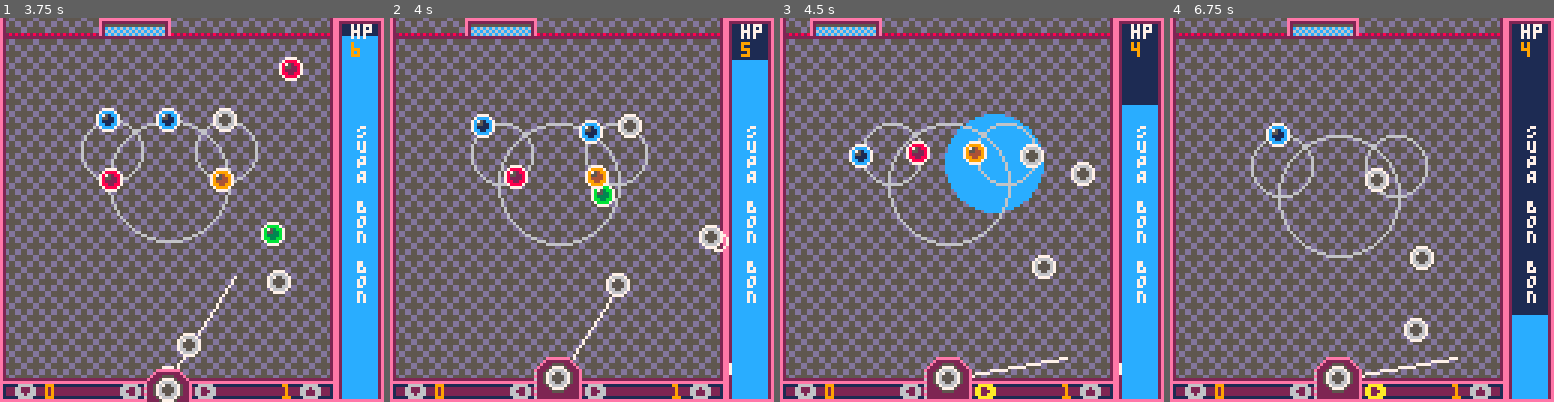
Above: before the commit, frames 1-4 (left to right).
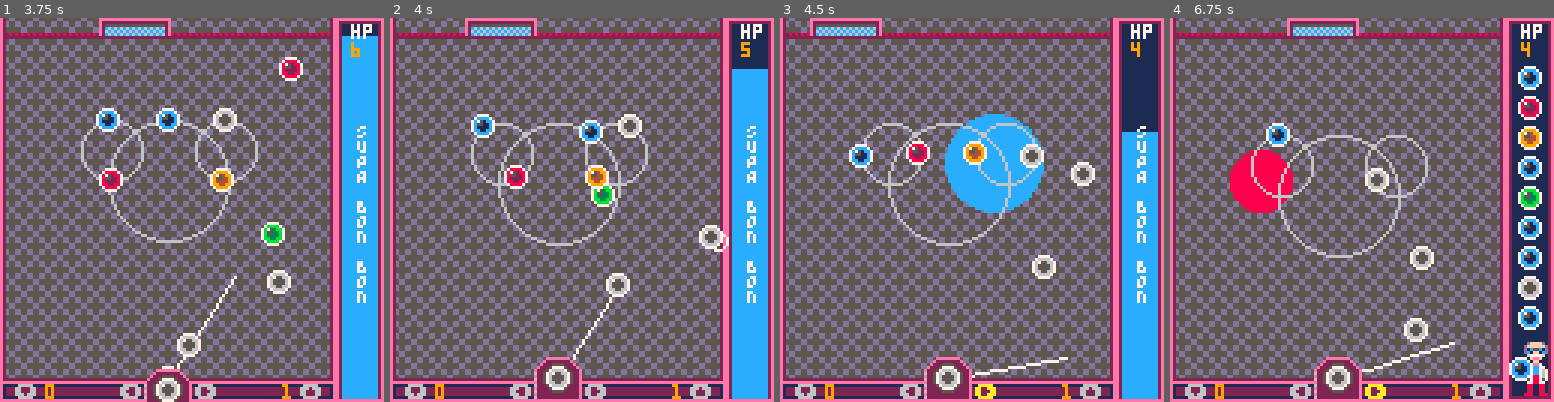
Above: after the commit, the same moments.

Repository: adamwoolridge/pico8
Game: PICO-8 cartridge bonbonshoot.p8
Two runs of this game, one before a commit and one after it. Both use one fixed random seed, a clock stepped at 60 frames per second and the inputs below.
Inputs:
- Up to frame 1 (3.75 s): tap X (X key) at 0.33, 1.07, 1.85, 2.97 s; tap O (Z key) at 0.7, 1.7, 2.1, 2.5, 2.9, 3.3, 3.7 s; hold Right 1.6-2.1 s; hold Right 2.47-3.03 s; hold Left 3.08-3.58 s; hold Down from 3.63 s (still down)
- Up to frame 2 (4 s): release Down at 3.97 s
- Up to frame 3 (4.5 s): hold Right from 4.02 s (still down); tap X (X key) at 4.08 s; tap O (Z key) at 4.1 s
- Up to frame 4 (6.75 s): tap O (Z key) every 0.4 s from 4.5 to 6.5 s; release Right at 4.68 s; hold Left 5.08-5.68 s; tap X (X key) at 5.2, 6.32 s; hold Down 5.73-6.03 s; hold Right 6.08-6.58 s; hold Right from 6.63 s (still down)

Frame 1 is identical in both runs. In frame 2, 0.2% of the frame differs, in the area x 88-99%, y 10-93%; in frame 3, 0.7%; in frame 4, 6.5%, in the area x 15-99%, y 12-100%.

Commit message:
[Bonbon] More

Diff:
--- a/bonbonshoot.p8
+++ b/bonbonshoot.p8
@@ -67,8 +67,10 @@
 bonbombs = 1
 
 supabonbon = {}
-supabonbon.lifetime = 120
+supabonbon.lifetime = 90
 supabonbon.life = 0
+supabonbon.cooltime = 30
+supabonbon.cool = 0
 
 function makepulse(x, y)
 	local p = {}
@@ -108,7 +110,7 @@
 function makeexplosion(x,y, c)
 	local e = {}
 	e.frame = 0
-	e.framecount = 20
+	e.framecount = 30
 	e.speed = 4
 	e.x = x
 	e.y = y
@@ -134,7 +136,11 @@
 end
 
 function drawexplosion(e)
-	circfill(e.x, e.y, e.frame, e.c)
+	local size = e.frame
+	if (size >= (e.framecount/3)*2) then
+		size = e.framecount-size
+	end
+	circfill(e.x, e.y,size, e.c)
 end
 
 
@@ -212,7 +218,7 @@
 		next_ball()
 	end
 
-	if (btn(5) or btn(4)) and reload <= 0 then
+	if (btn(5) or btn(4)) and reload <= 0 and supabonbon.cool <= 0 then
 		if (supabonbon.life > 0) then
 			currentball.supabonbon = true
 		end
@@ -248,6 +254,10 @@
 	updatesaveflash()
 	updateexplosions()
 	updatepulses()
+
+	if (supabonbon.cool > 0) then
+		supabonbon.cool -= 1
+	end
 end
 
 function flashscreen()
@@ -302,8 +312,11 @@
 		end
 end
 
+
 function _draw()
 	cls()
+
+	rectfill(0,0,128,128, 5)
 	mapdraw(0,0,0,0,16,16)
 
 	draw_drbonbon()
@@ -390,6 +403,7 @@
 	end
 
 	local perc = supabonbon.life / supabonbon.lifetime
+	rectfill(113,2,125,126,2)
 	rectfill(114,2,125,126,1)
 	rectfill(114,2+126-(124*perc),125,126,12)
 
@@ -409,6 +423,7 @@
 	supabonbon.life -= 1
 
 	if (supabonbon.life == 0) then
+		supabonbon.cool = supabonbon.cooltime
 		reload_ballq(false)
 	end
 end
